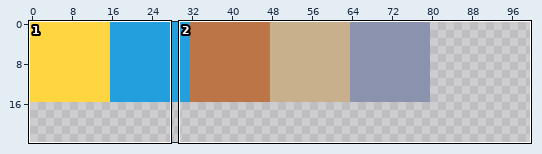
Pixel-art file: assets/tileset.aseprite. The picture above shows the old version from afar; the outline marks the close-up.
Close-up. Before the commit:
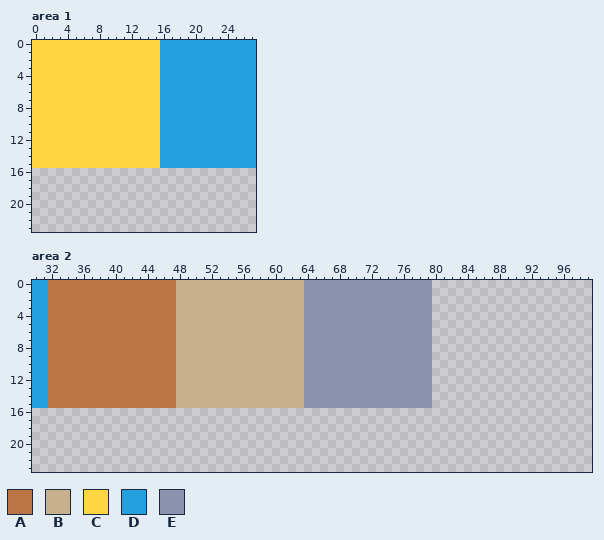
512x288 pixels, 1 frame. Shown: area 1: x 0..27, y 0..23; area 2: x 30..99, y 0..23. The wide view leaves out empty margins.
Palette (. is transparent): A #bb7547  B #c7b08b  C #ffd541  D #249fde  E #8b93af
And afterwards:
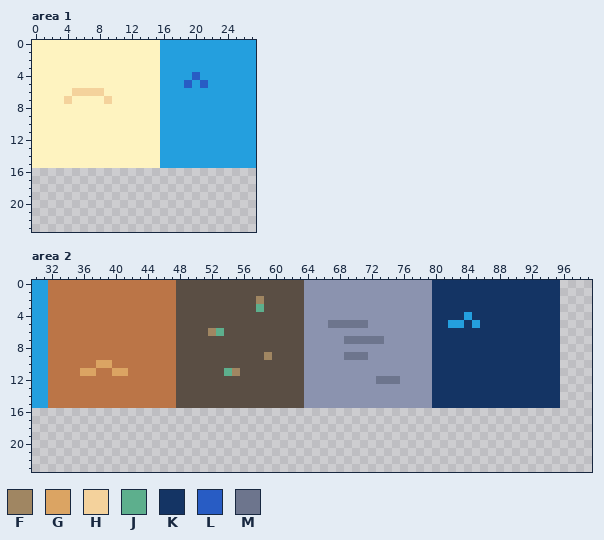
Colours new in this view: F #a08662  G #dba463  H #f4d29c  J #5daf8d  K #143464  L #285cc4  M #6d758d
What changed:
Colour B changes from #c7b08b to #5a4e44.
Colour C changes from #ffd541 to #fef3c0.
Area 1:
The edit turns colour C into colour H in row 6 at x 5 to 8; in row 7 at x 4 and 9.
The edit turns colour D into colour L in row 4 at x 20; in row 5 at x 19 and 21.
Area 2:
There is now colour D in row 4 at x 84; in row 5 at x 82 to 83 and 85.
The edit turns colour B into colour F in row 2 at x 58; in row 6 at x 52; in row 9 at x 59; in row 11 at x 55.
The edit turns colour A into colour G in row 10 at x 38 to 39; in row 11 at x 36 to 37 and 40 to 41.
The edit turns colour B into colour J in row 3 at x 58; in row 6 at x 53; in row 11 at x 54.
There is now colour K in rows 0 to 3 at x 80 to 95; in row 4 at x 80 to 83 and 85 to 95; in row 5 at x 80 to 81, 84 and 86 to 95; in rows 6 to 15 at x 80 to 95.
The edit turns colour E into colour M in row 5 at x 67 to 71; in row 7 at x 69 to 73; in row 9 at x 69 to 71; in row 12 at x 73 to 75.
Where, in picture pixels (left, top, right, bottom), the same in both close-ups:
changed: (32, 40, 208, 168)
changed: (176, 280, 560, 408)
changed: (80, 360, 128, 376)
